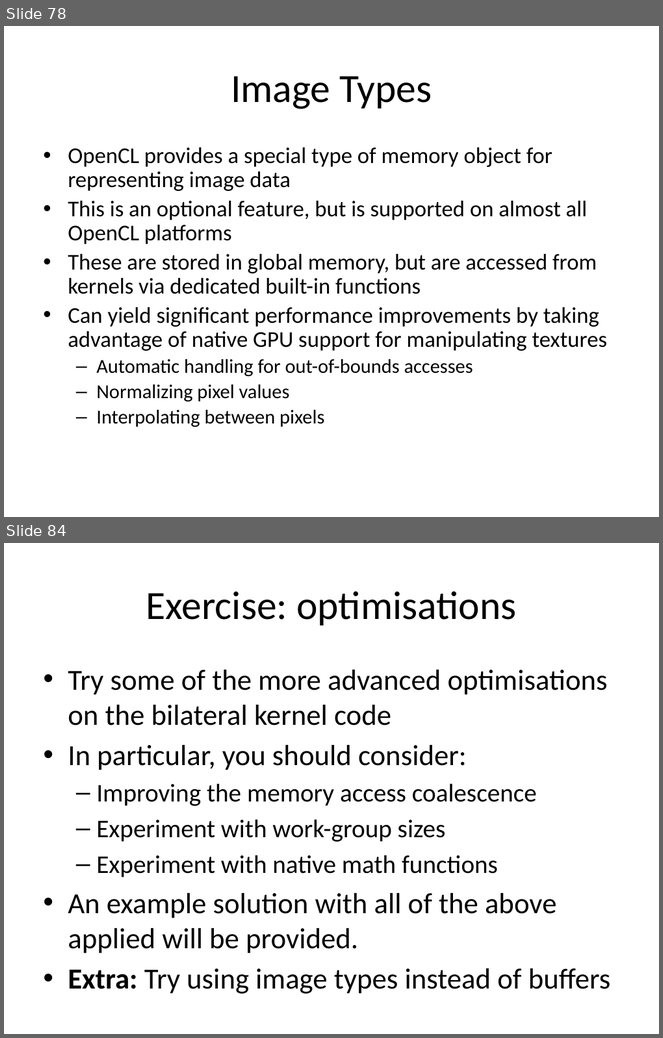
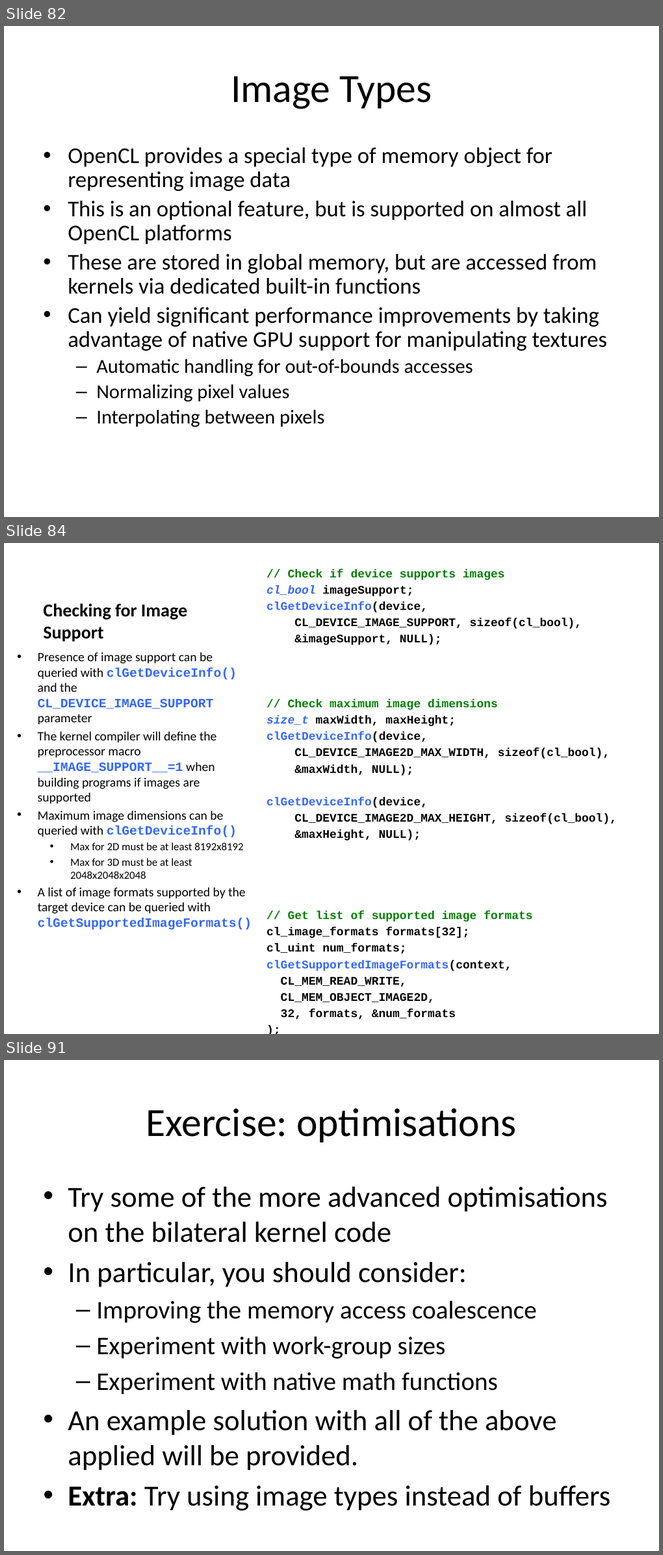
Before and after one commit to UoB-HPC/opencl-training-slides, a slide deck: advanced_part3.pptx. Shown one above the other, each under a label of ours: slides 78 and 84 before the commit, slides 82, 84 and 91 after it; the slides between them are not shown. The pictures are 663x1038 and 663x1555 pixels, drawn with LibreOffice and Linux fonts; fonts in the diff are those of the drawing. Boxes give left, top, right and bottom in pixels: in the first picture for what was removed or moved away, otherwise in the second. Text is boxed around its words. In the diff, an @@ line names an element or a change of style, - is before the commit and + after.

```diff
--- a/advanced_part3.pptx
+++ b/advanced_part3.pptx
@@ slide 84 added at (4, 543, 659, 1034), background #FFFFFF @@
@@ text added at (267, 569, 617, 988), 12.8 pt, text #000000, bold @@
+// Check if device supports images
+cl_bool imageSupport;
+clGetDeviceInfo(device,
+CL_DEVICE_IMAGE_SUPPORT, sizeof(cl_bool),
+&imageSupport, NULL);
+// Check maximum image dimensions
+size_t maxWidth, maxHeight;
+clGetDeviceInfo(device,
+CL_DEVICE_IMAGE2D_MAX_WIDTH, sizeof(cl_bool),
+&maxWidth, NULL);
+clGetDeviceInfo(device,
+CL_DEVICE_IMAGE2D_MAX_HEIGHT, sizeof(cl_bool),
+&maxHeight, NULL);
+// Get list of supported image formats
+cl_image_formats formats[32];
+cl_uint num_formats;
+clGetSupportedImageFormats(context,
+CL_MEM_READ_WRITE,
+CL_MEM_OBJECT_IMAGE2D,
+32, formats, &num_formats
+);
@@ title added at (43, 603, 187, 642), 20 pt, text #000000, bold @@
+Checking for Image Support
@@ text added at (38, 652, 252, 930), 14 pt, text #000000 @@
+• Presence of image support can be queried with clGetDeviceInfo() and the CL_DEVICE_IMAGE_SUPPORT parameter
+• The kernel compiler will define the preprocessor macro __IMAGE_SUPPORT__=1 when building programs if images are supported
+• Maximum image dimensions can be queried with clGetDeviceInfo()
+  • Max for 2D must be at least 8192x8192
+  • Max for 3D must be at least 2048x2048x2048
+• A list of image formats supported by the target device can be queried with
+  clGetSupportedImageFormats()
@@ what was slide 78 is now slide 82 @@
@@ what was slide 84 is now slide 91 @@
```
Also in this commit, not shown: 19 slides changed, 7 other slides added.
